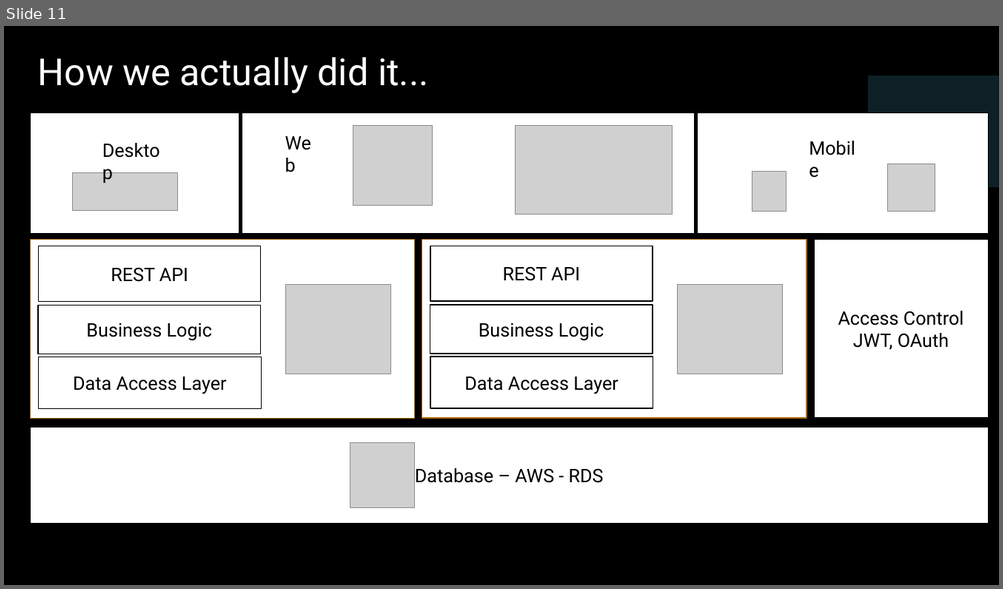
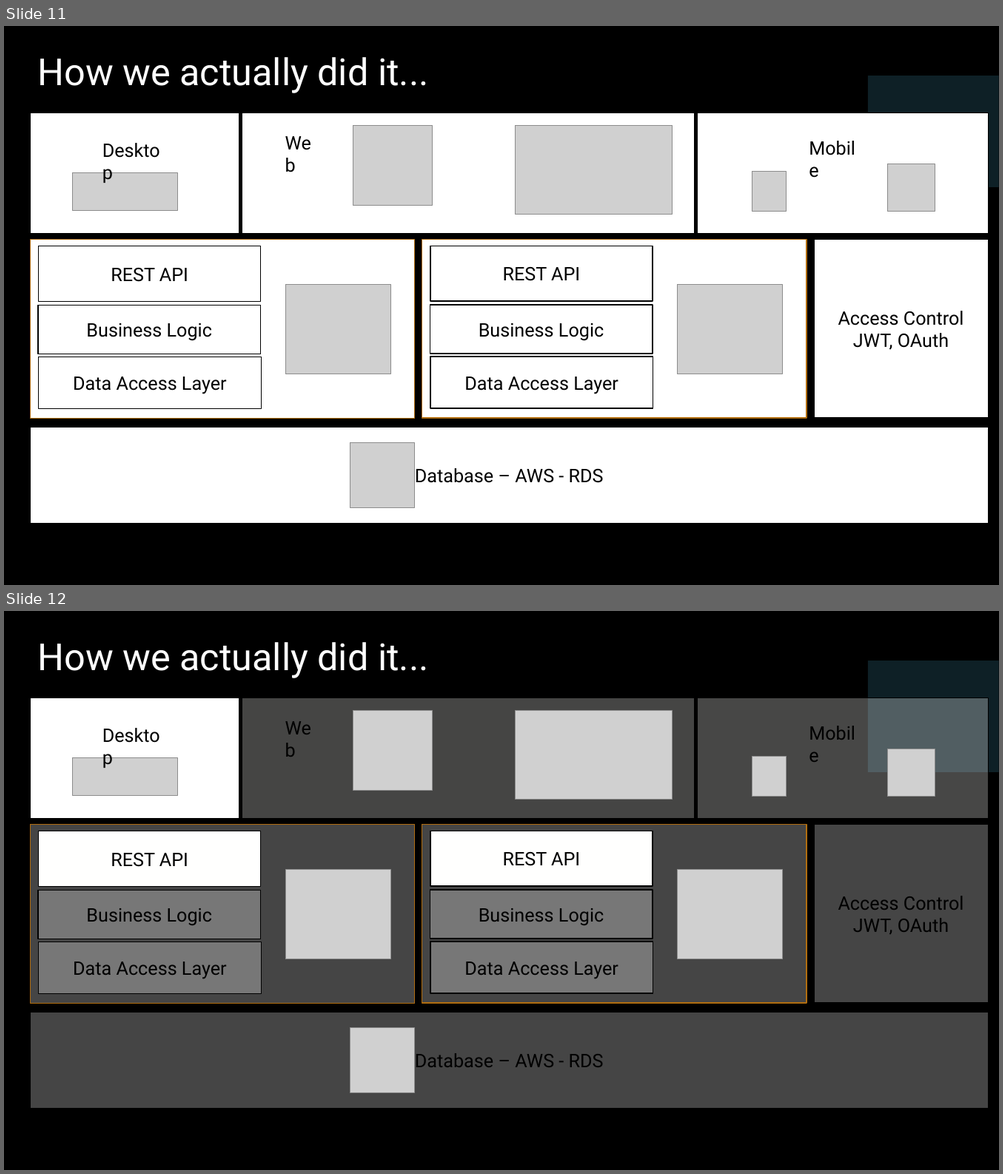
Before and after one commit to NikolayVasilev/DesktopAppsWithWeb, a slide deck: Presentation/DesktopAppsWithWeb.pptx. Shown one above the other, each under a label of ours: slide 11 before the commit, slides 11 and 12 after it. The pictures are 1003x589 and 1003x1174 pixels, drawn with LibreOffice and Linux fonts; fonts in the diff are those of the drawing; grey boxes stand for pictures; background and template pictures are left out. Boxes give left, top, right and bottom in pixels: in the first picture for what was removed or moved away, otherwise in the second. Text is boxed around its words. In the diff, an @@ line names an element or a change of style, - is before the commit and + after.

```diff
--- a/Presentation/DesktopAppsWithWeb.pptx
+++ b/Presentation/DesktopAppsWithWeb.pptx
@@ slide 12 added at <box>4,611,999,1170</box>, background picture (left out); not listed: 1 template element that a slide beside it also shows @@
@@ title added at <box>37,642,428,678</box>, 36 pt, text #FFFFFF @@
+How we actually did it...
@@ rectangle added at <box>30,698,239,818</box>, fill #FFFFFF, outline #000000 1 pt @@
@@ rectangle added at <box>242,698,694,818</box>, fill #FFFFFE at 27% opacity, outline #000000 1 pt @@
@@ rectangle added at <box>697,698,988,818</box>, fill #FFFFFE at 28% opacity, outline #000000 1 pt @@
@@ text added at <box>95,720,177,750</box>, 18 pt, text #000000 @@
+Desktop
@@ text added at <box>278,713,329,743</box>, 18 pt, text #000000 @@
+Web
@@ picture added at <box>353,711,432,790</box> @@
@@ picture added at <box>515,711,672,800</box> @@
@@ text added at <box>802,718,872,748</box>, 18 pt, text #000000 @@
+Mobile
@@ picture added at <box>73,758,178,796</box> @@
@@ picture added at <box>751,757,786,797</box> @@
@@ picture added at <box>888,749,935,797</box> @@
@@ rectangle added at <box>30,824,415,1003</box>, fill #FFFFFF at 27% opacity, outline #B26D10 1 pt @@
@@ rectangle added at <box>38,831,261,886</box>, fill #FFFFFE, outline #000000 1 pt, 18 pt, text #000000 @@
+REST API
@@ rectangle added at <box>422,824,806,1003</box>, fill #FFFFFF at 27% opacity, outline #B26D10 1 pt @@
@@ rectangle added at <box>430,831,652,886</box>, fill #FFFFFE, outline #000000 1 pt, 18 pt, text #000000 @@
+REST API
@@ rectangle added at <box>814,824,988,1003</box>, fill #FFFFFF at 27% opacity, outline #000000 1 pt, 18 pt, text #000000 @@
+Access Control
+JWT, OAuth
@@ picture added at <box>285,870,390,960</box> @@
@@ picture added at <box>677,870,782,960</box> @@
@@ rectangle added at <box>38,890,261,939</box>, fill #FFFFFF at 27% opacity, outline #000000 1 pt, 18 pt, text #000000 @@
+Business Logic
@@ rectangle added at <box>430,890,652,939</box>, fill #FFFFFF at 27% opacity, outline #000000 1 pt, 18 pt, text #000000 @@
+Business Logic
@@ rectangle added at <box>38,943,261,994</box>, fill #FFFFFF at 27% opacity, outline #000000 1 pt, 18 pt, text #000000 @@
+Data Access Layer
@@ rectangle added at <box>430,943,652,994</box>, fill #FFFFFF at 27% opacity, outline #000000 1 pt, 18 pt, text #000000 @@
+Data Access Layer
@@ rectangle added at <box>30,1012,988,1109</box>, fill #FFFFFF at 27% opacity, outline #000000 1 pt, 18 pt, text #000000 @@
+Database – AWS - RDS
@@ picture added at <box>350,1028,415,1093</box> @@
```
Also in this commit, not shown: 1 slide changed, 4 other slides added.
